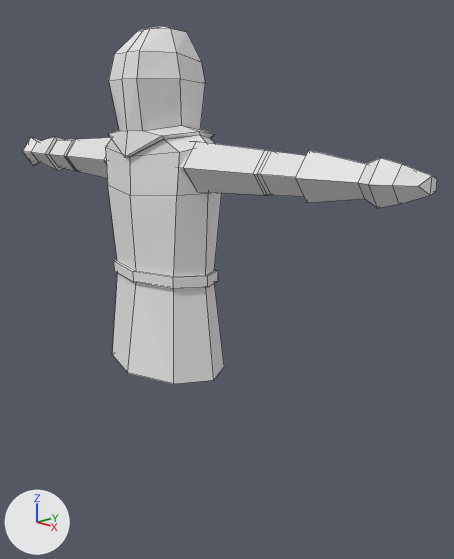
An edit to the Blender file ArtWorkplace/Blender/swordsman.blend, drawn before and after from the same camera.
Camera for both pictures: a 50 mm camera at (3.83, -2.96, 3.63) aimed at (0.29, 0.43, 2.33). Every picture has the same lights, and +X, +Y and +Z are marked at lower left. Mesh edges are drawn as thin lines.

The first picture shows 'Head'.
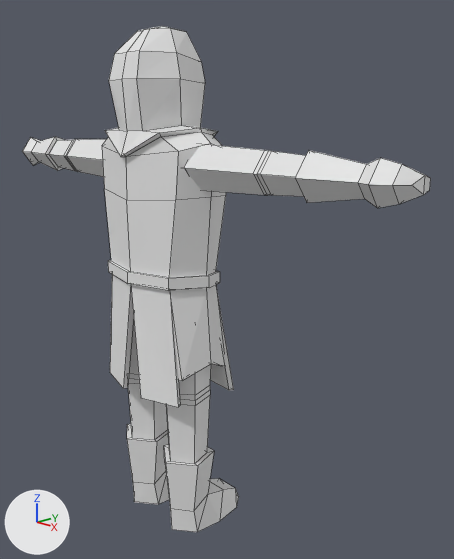
Commit message: finished modelling the swordsman

What changed in the scene script:
```text
Change me_cylinder:
    used by ob_head; location = (0.0, 0.0, 3.895); scale = (0.391, 0.391, 0.391)
    verts and faces of me_cylinder; kept vertices keep their numbers, new ones are numbered from 145
    before: 125 (-5.62, 0.14, -1.73), 126 (-5.53, -0.03, -1.6), 127 (-5.63, 0.27, -1.69), 128 (-5.63, 0.27, -1.52), 129 (-5.62, 0.14, -1.47)
    remove me_cylinder.from_pydata(...)  # 145 vertices, 127 faces; spans x -5.63..0.0, y -0.94..1.03, z -5.69..0.87
    add me_cylinder.from_pydata(...)  # 221 vertices, 204 faces; spans x -5.54..0.0, y -0.89..1.45, z -9.2..0.87
    me_cylinder part 1: a new loose piece of 53 vertices spanning x -1.22..-0.11, y -0.59..1.45, z -9.2..-3.78
    me_cylinder part 2
    11 vertices are removed from x -1.44..0.0, y -0.94..1.03, z -5.69..-3.84
    10 faces are deleted
    3 vertices in x -0.05..-0.03, y 0.79..0.9, z -3.77..-3.73 move by (0.03, 0.04, 0.0)
    60 vertices move from x -1.36..0.0, y -0.8..0.91, z -4.03..-1.0 to x -1.43..0.0, y -0.89..1.0, z -4.04..-0.94
    34 vertices are added at x -1.38..0.0, y -0.86..1.02, z -6.28..-3.84
    38 new faces join them
    me_cylinder part 3
    add for i in [*range(125, 130)]: verts[i] += (0.09, 0.0, 0.0)
```

What differs and where, as boxes (x1, y1, x2, y2) in the pictures (454 x 559 px; the box of a moved part takes in the faces that stretch with it):
'Head', reshaped (41% taller)
    before: (22, 26, 437, 384)
    after: (22, 26, 431, 532)
part 1 of me_cylinder, added
    after: (127, 317, 239, 532)
part 2 of me_cylinder, built on
    before: (67, 125, 265, 384)
    after: (67, 125, 265, 407)
part 3 of me_cylinder, moved or reshaped
    before: (393, 164, 437, 204)
    after: (393, 164, 431, 204)
